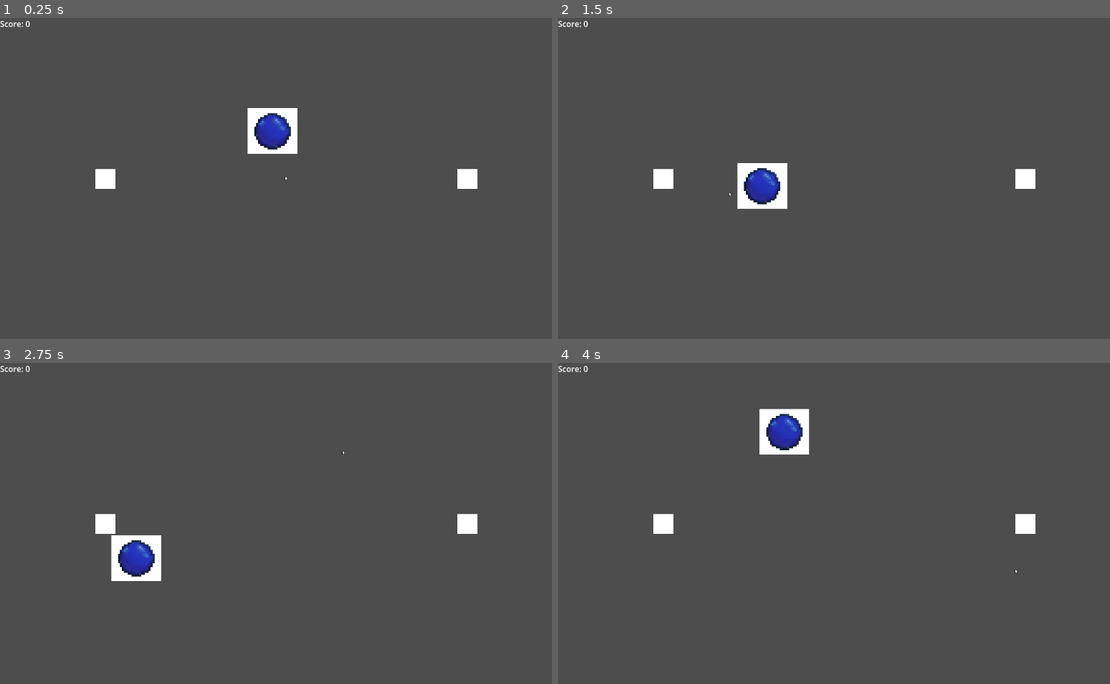
Above: before the commit, frames 1-4 (two rows, left to right).
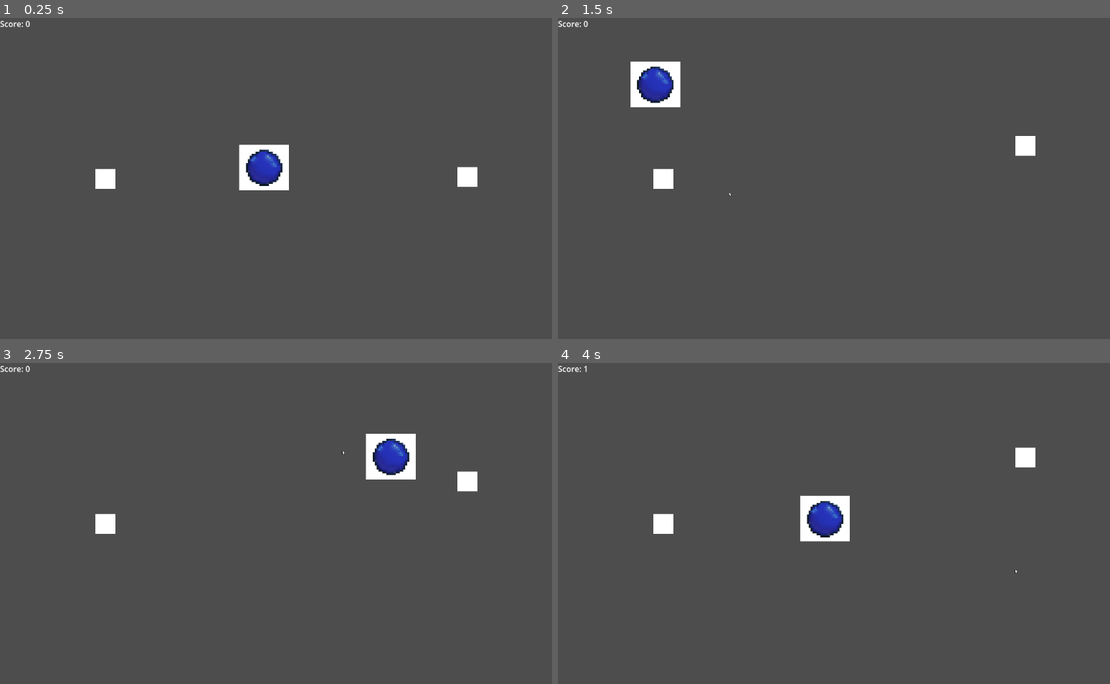
Above: after the commit, the same moments.

Repository: zallec/Internship-Project-1
Game: Godot game, scene res://scenes/main.tscn
Same seed, same stepped clock (60 frames per second), same inputs: the game is played once before the commit and once after it.
Inputs (mouse positions are in pixels of both pictures, inside the frame that each line leads up to):
- Up to frame 1 (0.25 s): no input
- Up to frame 2 (1.5 s): move the mouse to (972, 162) at 0.52 s; move the mouse to (729, 194) at 1.27 s; hold W (move_down) from 1.28 s (still down)
- Up to frame 3 (2.75 s): move the mouse to (342, 452) at 2.02 s; release W (move_down) at 2.03 s
- Up to frame 4 (4 s): move the mouse to (817, 587) at 2.77 s; move the mouse to (1016, 571) at 3.52 s; hold W (move_down) from 3.53 s (still down)

The runs differ from the first frame. In frame 1, 2.3% of the frame differs, in the area x 43-87%, y 28-54%; in frame 2, 3.0%; in frame 3, 3.0%; in frame 4, 3.1%, in the area x 4-87%, y 0-56%.

Commit message:
changed ball spawn and enemy wall logic for consistant ball respawns

Diff:
--- a/scenes/main.tscn
+++ b/scenes/main.tscn
@@ -127,7 +127,6 @@
 
 [node name="Ball" parent="." unique_id=787457636 instance=ExtResource("3_sugp2")]
 position = Vector2(-742, 11)
-SPEED = 400.0
 
 [node name="EnemyWall" parent="." unique_id=151816420 instance=ExtResource("4_jyhfs")]
 position = Vector2(939, 323)
--- a/scenes/scripts/ball.gd
+++ b/scenes/scripts/ball.gd
@@ -1,19 +1,28 @@
 extends CharacterBody2D
 
-@export var SPEED: float = 200
+@export var speed: float = 300
+@export var max_speed: float = 500
+var direction: Vector2 = Vector2.ZERO
 
 # Called when the node enters the scene tree for the first time.
 func _ready() -> void:
-	position = Vector2(576,323)
-	var direction: float = randf_range(-PI, PI)
-	velocity = Vector2(SPEED, 0.0).rotated(direction)
+	pass
 
 
 # Called every frame. 'delta' is the elapsed time since the previous frame.
 func _physics_process(delta: float) -> void:
 	var collision: KinematicCollision2D = move_and_collide(velocity * delta)
 	if collision:
+		speed = speed + 50
+		direction = velocity.bounce(collision.get_normal()).normalized()
 		velocity = velocity.bounce(collision.get_normal())
 
+
 func _start() -> void:
-	pass
+	position = Vector2(576,323)
+	speed = 300
+	var angle: float = randf_range(-PI/4, PI/4)
+	if randi() % 2 == 0:
+		angle += PI
+	direction = Vector2(cos(angle), sin(angle))
+	velocity = direction * speed
